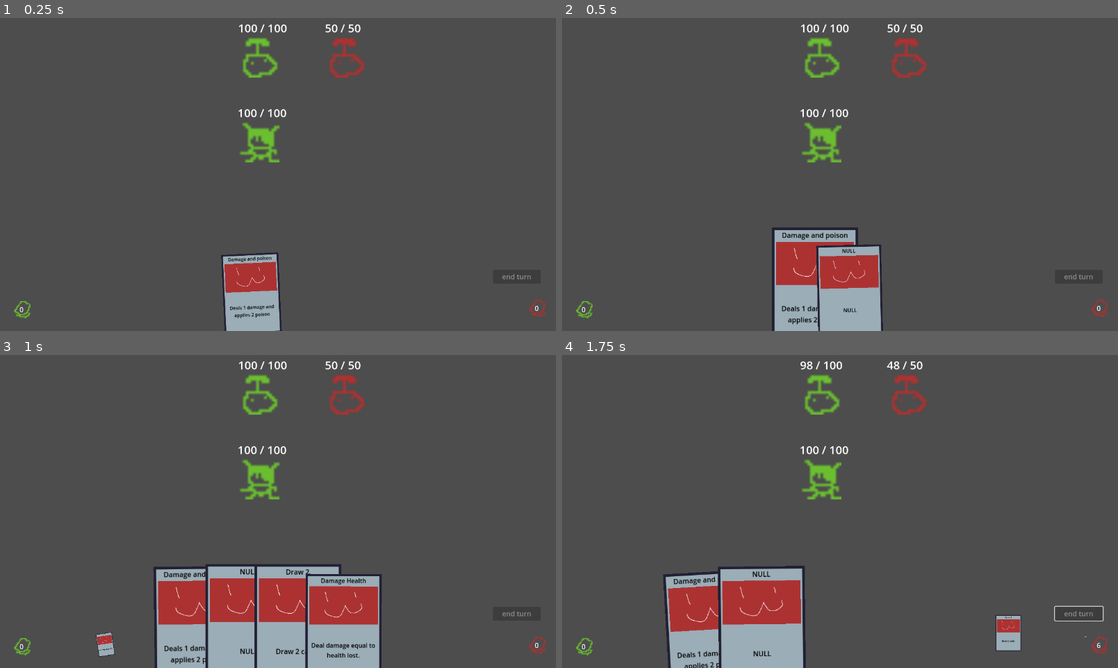
Above: before the commit, frames 1-4 (two rows, left to right).
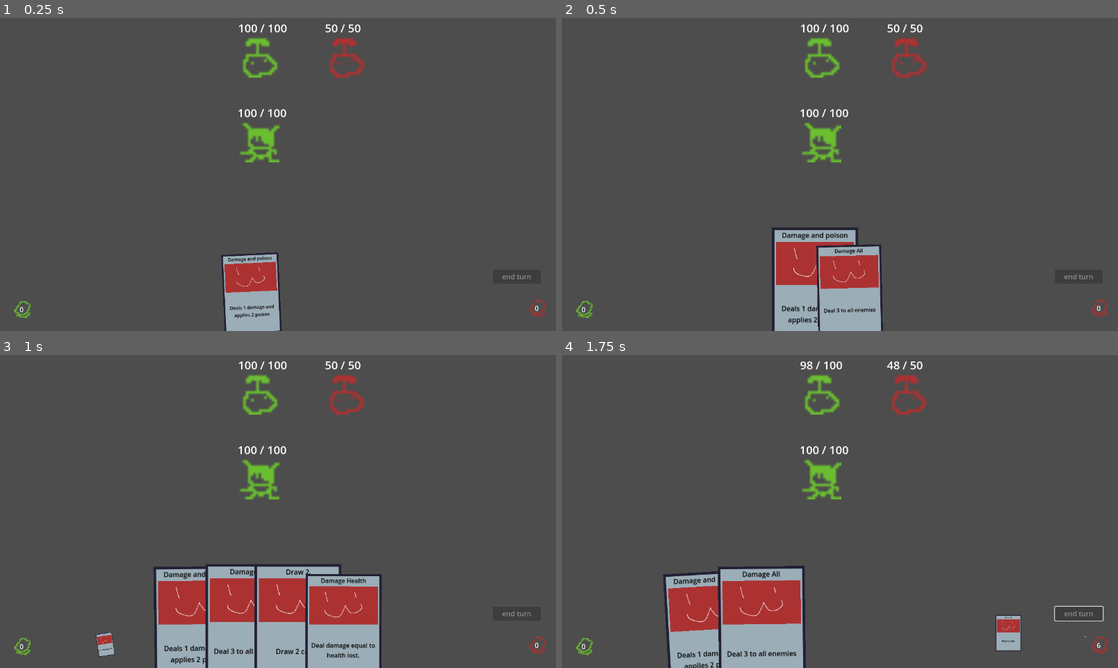
Above: after the commit, the same moments.

Repository: Saplings-Projects/1M_sub
Game: Godot game, scene res://#Scenes/TestingScene.tscn
Same seed, same stepped clock (60 frames per second), same inputs: the game is played once before the commit and once after it.
Inputs (mouse positions are in pixels of both pictures, inside the frame that each line leads up to):
- Up to frame 1 (0.25 s): no input
- Up to frame 2 (0.5 s): no input
- Up to frame 3 (1 s): click (255, 624) at 0.52 s
- Up to frame 4 (1.75 s): click "end turn" at 1.25 s

Frame 1 is identical in both runs. In frame 2, 0.1% of the frame differs, in the area x 47-57%, y 73-95%; in frame 3, 0.1%; in frame 4, 0.2%, in the area x 29-43%, y 69-97%.

Commit message:
Fixed Card_DamageAll

Diff:
--- a/Cards/Resource/Card_DamageAll.tres
+++ b/Cards/Resource/Card_DamageAll.tres
@@ -1,10 +1,21 @@
-[gd_resource type="Resource" script_class="CardBase" load_steps=2 format=3 uid="uid://bsc0ut0500ajg"]
+[gd_resource type="Resource" script_class="CardBase" load_steps=6 format=3 uid="uid://0x385c3nuq8f"]
 
 [ext_resource type="Script" path="res://Cards/CardBase.gd" id="1_j02oq"]
+[ext_resource type="Script" path="res://Cards/Effects/EffectDamage.gd" id="1_ktww3"]
+[ext_resource type="Script" path="res://Cards/Effects/EffectData.gd" id="2_ar7ey"]
+
+[sub_resource type="Resource" id="Resource_f6djy"]
+script = ExtResource("1_ktww3")
+
+[sub_resource type="Resource" id="Resource_cwhuj"]
+script = ExtResource("2_ar7ey")
+effect = SubResource("Resource_f6djy")
+value = 3
+target_type = 1
 
 [resource]
 script = ExtResource("1_j02oq")
 application_type = 1
-card_title = "NULL"
-card_description = "NULL"
-card_effects_data = Array[Resource("res://Cards/Effects/EffectData.gd")]([])
+card_title = "Damage All"
+card_description = "Deal 3 to all enemies"
+card_effects_data = Array[ExtResource("2_ar7ey")]([SubResource("Resource_cwhuj")])
